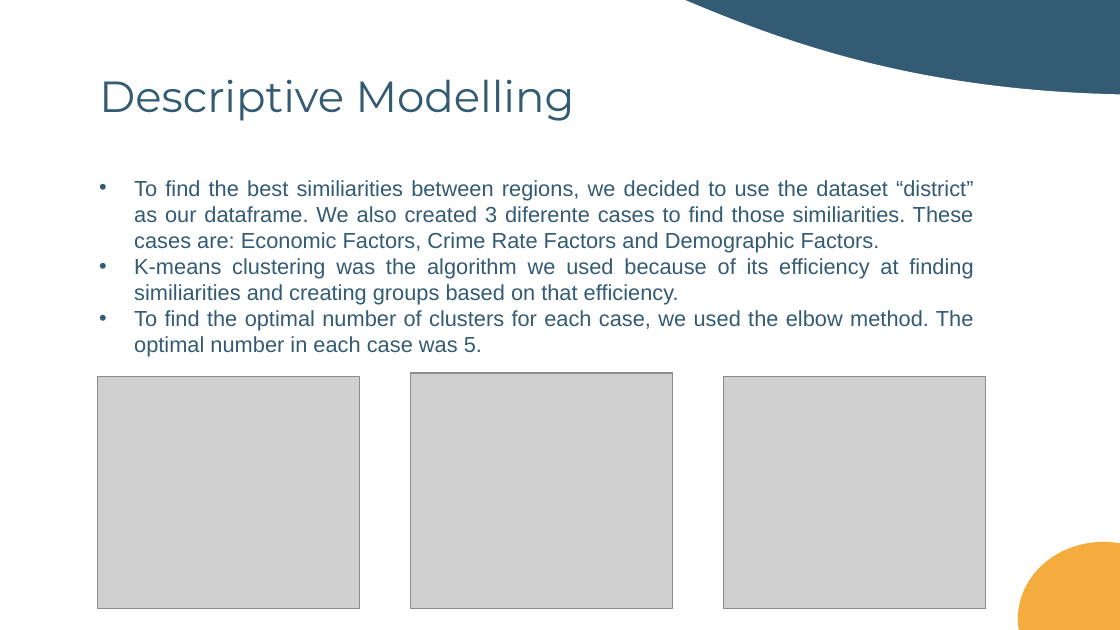
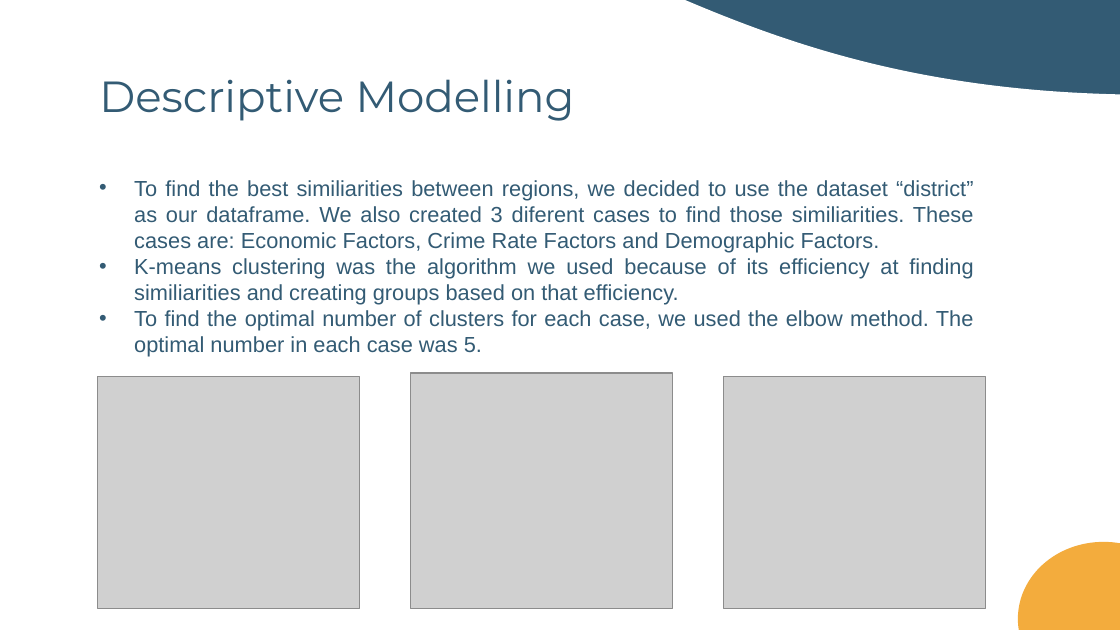
Before and after one commit to DanielaTomas/FCUP-DM1, a slide deck: slide 7 of docs/DM1.pptx. Drawn at 1120x630 pixels with LibreOffice and Linux fonts; fonts in the diff are those of the drawing; grey boxes stand for pictures. Boxes give left, top, right and bottom in pixels: in the first picture for what was removed or moved away, otherwise in the second. Text is boxed around its words. In the diff, an @@ line names an element or a change of style, - is before the commit and + after.

```diff
--- a/docs/DM1.pptx
+++ b/docs/DM1.pptx
@@ text at (134, 180, 974, 253): text changed @@
-• To find the best similiarities between regions, we decided to use the dataset “district” as our dataframe. We also created 3 diferente cases to find those similiarities. These cases are: Economic Factors, Crime Rate Factors and Demographic Factors.
+• To find the best similiarities between regions, we decided to use the dataset “district” as our dataframe. We also created 3 diferent cases to find those similiarities. These cases are: Economic Factors, Crime Rate Factors and Demographic Factors.
```
Also in this commit, not shown: 3 other slides changed.
